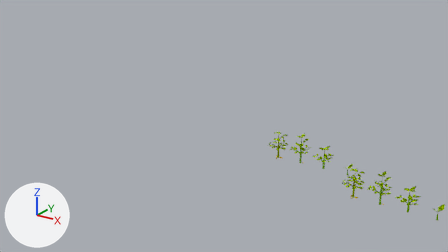
Before and after pictures for a commit that changed the Blender file crops/bricks/bricks.blend.
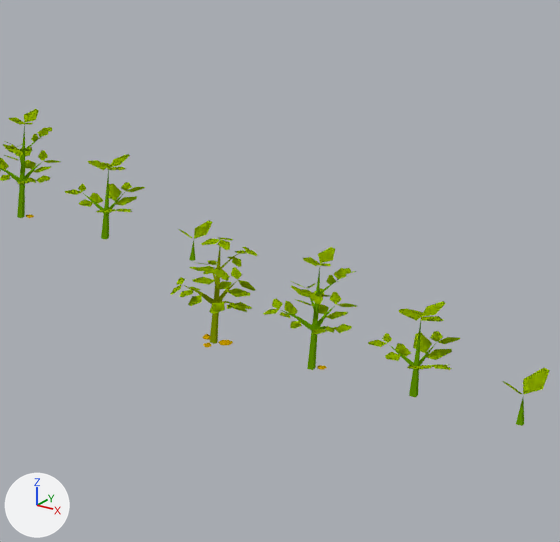
Each version appears first from the file's camera 'Camera', and next in a close-up on the part from 66% to 100% of the width and 41% to 100% of the height. Lighting does not change. The marker at lower left points along +X, +Y and +Z. Objects named as collision shapes, trigger or cutter boxes, shadow casters or lower levels of detail are left out.

Names of what the first close-up shows: 'stem.001', 'stem.002', 'stem.012', 'stem.013', 'stem.014', 'stem.015'.
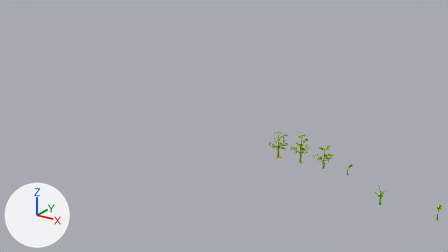
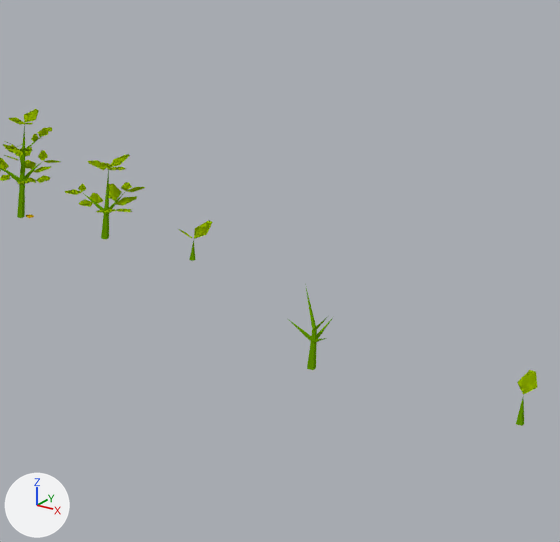
Location of each change, (x1, y1, x2, y2) in pixels of the close-ups (560 x 542 px; the box of a moved part takes in the faces that stretch with it):
'stem.012', reshaped, moved, rescaled (75% narrower, 77% shorter): before (170, 237, 257, 347); after (517, 370, 538, 395)
'stem.014', reshaped, moved (51% narrower, 11% shorter): before (368, 301, 460, 398); after (288, 284, 333, 370)
'stem.013', deleted (green): before (263, 247, 357, 370)
    faces in mat_potatoleaf (green #aacd00): (263, 247, 357, 334)
    faces in mat_potatogreen (green #689f00): (281, 267, 345, 370)
'stem.015', reshaped: before (503, 368, 550, 426); after (516, 398, 524, 426)
part 1 of me_cube_393, moved or reshaped: before (220, 281, 228, 289); after (518, 370, 537, 395)
part 2 of me_cube_393, moved or reshaped: before (220, 281, 232, 289); after (517, 370, 538, 394)
part 3 of me_cube_393, deleted (green): before (170, 237, 257, 347)
part 4 of me_cube_406, deleted: before (523, 368, 549, 394)
part 5 of me_cube_406, deleted: before (523, 369, 550, 395)
part 6 of me_cube_401, deleted (green): before (368, 301, 460, 370)
part 7 of me_cube_401, built on: before (407, 321, 421, 398); after (305, 284, 326, 370)

The change, as a diff of the scene's bpy script:
```diff
--- a/crops/bricks/bricks.blend.py
+++ b/crops/bricks/bricks.blend.py
@@ me_cube_406 @@
 me_cube_406.from_pydata(...)  # 25 vertices, 13 faces; spans x -0.468..0.415, y -0.468..0.704, z 0.0..1.313
 # used by ob_stem_015; location = (12.0, -5.0, 0.0); scale = (1.1, 1.1, 1.1)
+# me_cube_406 part 4: the loose piece of 5 vertices spanning x -0.165..0.415, y 0.0..0.704, z 0.8..1.313 is deleted
+# me_cube_406 part 5: the loose piece of 5 vertices spanning x -0.165..0.415, y 0.0..0.704, z 0.8..1.313 is deleted
 me_cube_406.materials.append(mat_potatogreen)
-me_cube_406.materials.append(mat_potatoleaf)  # green #aacd00
@@ me_cube_401 @@
 # used by ob_stem_014; location = (9.0, -5.0, 0.0); scale = (1.2, 1.2, 1.2)
-me_cube_401.from_pydata(...)  # 180 vertices, 84 faces; spans x -1.12..1.0, y -0.88..1.12, z 0.0..2.31
+me_cube_401.from_pydata(...)  # 29 vertices, 28 faces; spans x -0.73..0.52, y -0.52..0.71, z 0.0..2.0
+# me_cube_401 part 6: 31 loose pieces with 155 vertices, spanning x -1.12..1.0, y -0.88..1.12, z 0.89..2.31, are deleted
+# me_cube_401 part 7
+# 4 vertices are removed from x -0.05..0.15, y -0.76..0.0, z 0.92..2.0
+# 6 faces are deleted
+# 2 vertices move from x 0.19..0.34, y -0.46..-0.21, z 0.89..0.97 to x -0.04, y -0.04..0.04, z 1.0
+# 8 vertices are added at x -0.42..0.42, y -0.25..0.25, z 1.0..2.0
+# 12 new faces join them
 me_cube_401.materials.append(mat_potatogreen)
-me_cube_401.materials.append(mat_potatoleaf)  # green #aacd00
@@ me_cube_393 @@
 # used by ob_stem_012; location = (3.0, -5.0, 0.0); scale = (0.9, 0.9, 0.9)
-me_cube_393.from_pydata(...)  # 425 vertices, 251 faces; spans x -1.42..1.39, y -1.51..1.49, z 0.0..3.6
-me_cube_393.materials.append(mat_potatoripegreen)  # green #879c00
-me_cube_393.materials.append(mat_potatobrown)  # yellow #c69b00
+me_cube_393.from_pydata(...)  # 10 vertices, 4 faces; spans x -0.28..0.28, y 0.0..0.64, z 0.0..0.45
+# me_cube_393 part 1: the loose piece of 5 vertices spanning x -0.38..0.11, y 0.61..1.16, z 1.55..1.75 is multiplied about its middle by the matrix ((0.761, 0.721, 0.497), (-0.369, 0.861, -0.684), (-0.793, 0.291, 0.795)), then moved by (0.14, -0.54, -1.4)
+# me_cube_393 part 2: the loose piece of 5 vertices spanning x -0.38..0.11, y 0.61..1.16, z 1.55..1.75 is multiplied about its middle by the matrix ((0.761, 0.721, 0.497), (-0.369, 0.861, -0.684), (-0.793, 0.291, 0.795)), then moved by (0.14, -0.54, -1.4)
+# me_cube_393 part 3: 68 loose pieces with 415 vertices, spanning x -1.42..1.39, y -1.51..1.49, z 0.0..3.6, are deleted
 me_cube_393.materials.append(mat_potatoleaf)
@@ ob_stem_014 @@
 ob_stem_014 = bpy.data.objects.new('stem.014', me_cube_401)
-ob_stem_014.location = (9.0, -5.0, 0.0)
+ob_stem_014.location = (6.0, -5.0, 0.0)
 ob_stem_014.scale = (1.2, 1.2, 1.2)
@@ ob_stem_013 @@
-ob_stem_013 = bpy.data.objects.new('stem.013', me_cube_398)
@@ ob_stem_012 @@
 ob_stem_012 = bpy.data.objects.new('stem.012', me_cube_393)
-ob_stem_012.location = (3.0, -5.0, 0.0)
-ob_stem_012.scale = (0.9, 0.9, 0.9)
+ob_stem_012.location = (12.0, -5.0, 0.88)
```
